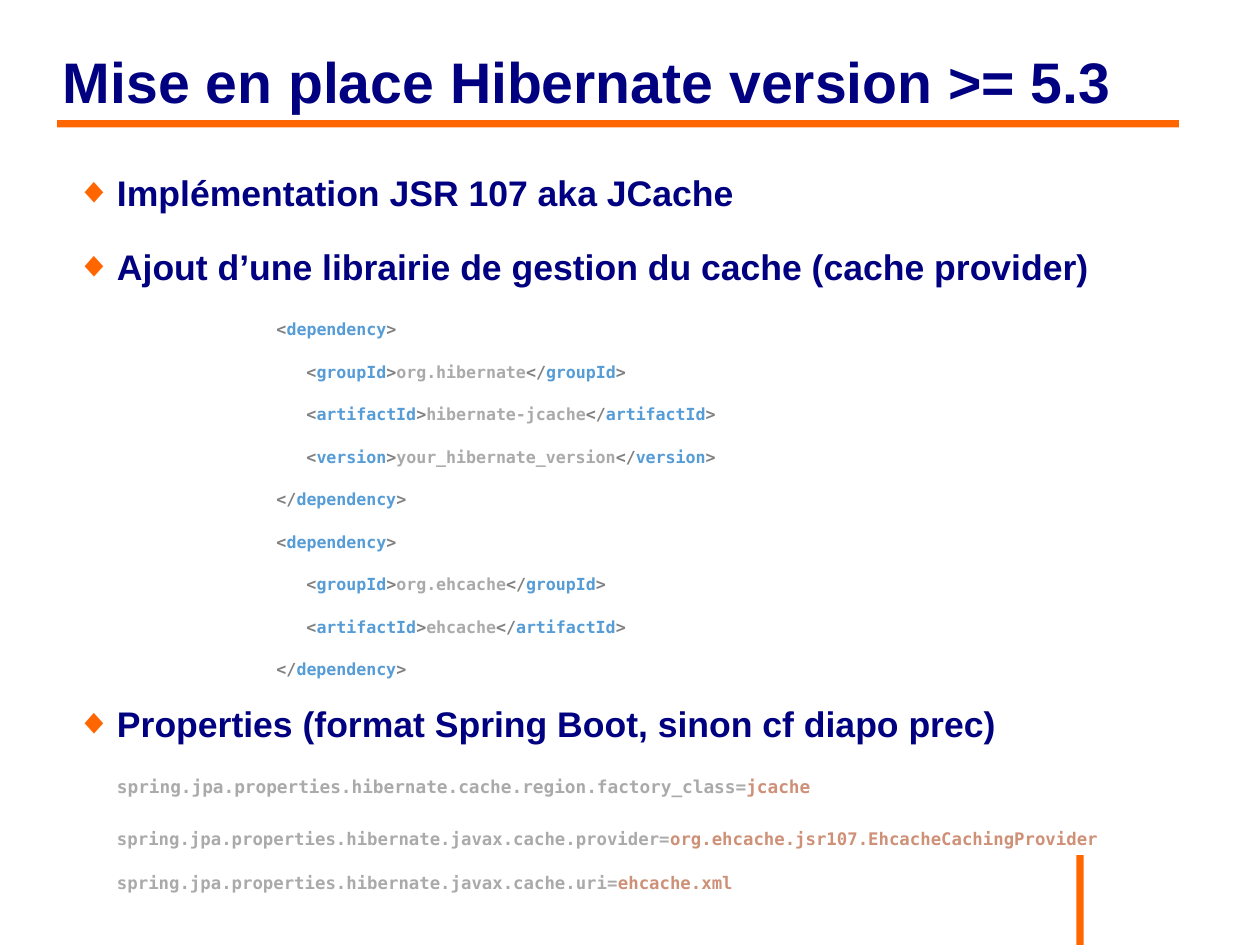
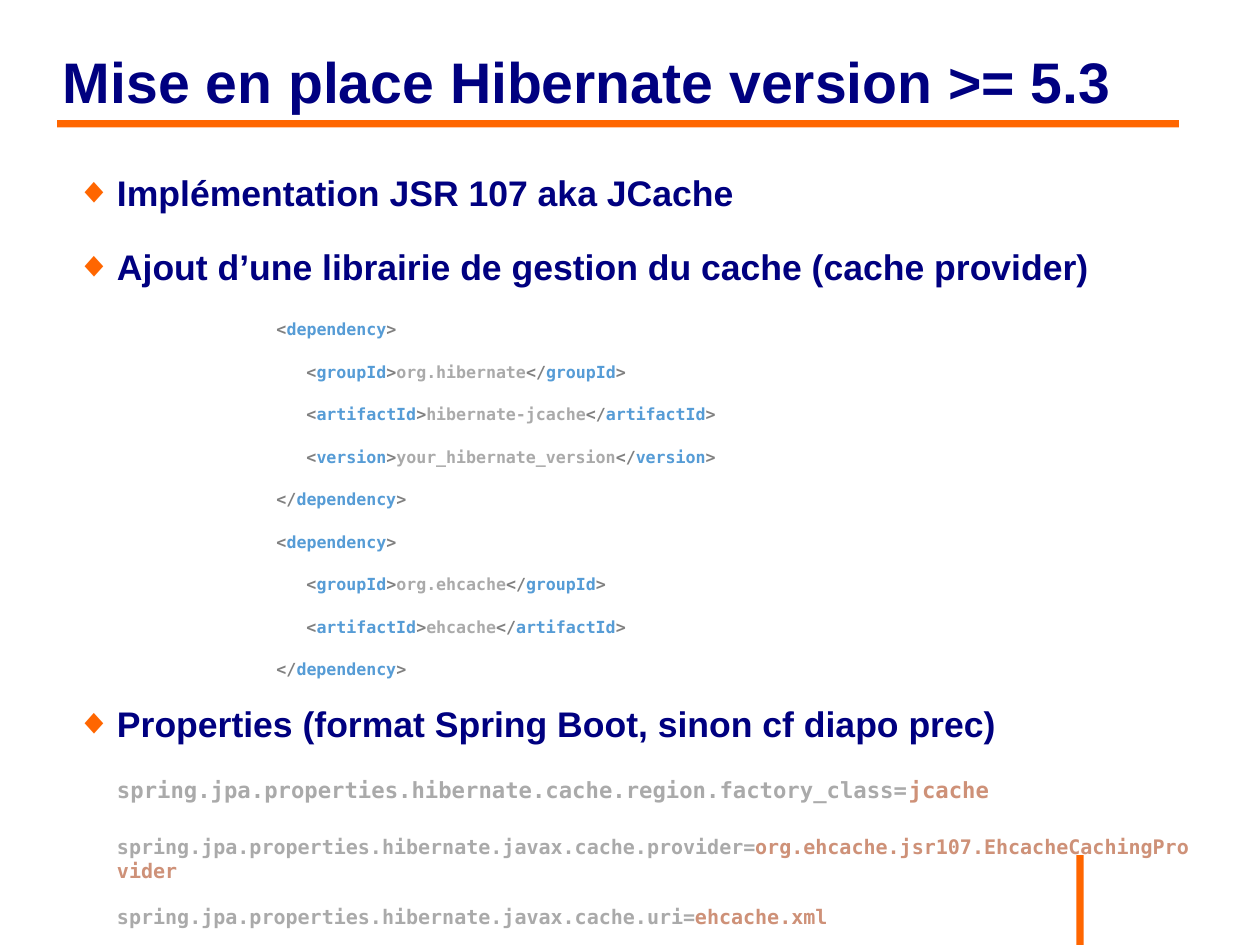
Before and after one commit to philphils/formation-hibernate-avancee, a slide deck: slide 55 of Documentation/diapo_formation_hibernate_avancee.odp. Drawn at 1260x945 pixels with LibreOffice and Linux fonts; fonts in the diff are those of the drawing; background and template pictures are left out. Boxes give left, top, right and bottom in pixels: in the first picture for what was removed or moved away, otherwise in the second. Text is boxed around its words. In the diff, an @@ line names an element or a change of style, - is before the commit and + after.

```diff
--- a/Documentation/diapo_formation_hibernate_avancee.odp
+++ b/Documentation/diapo_formation_hibernate_avancee.odp
@@ text at (117, 780, 1189, 928): size 11.2 to 14 pt in "spring.jpa.properties.hibernate.cache.region.factory_class=j ..."; size 10.9 to 12.6 pt in "spring.jpa.properties.hibernate.javax.cache.provider=org.ehc ...", "spring.jpa.properties.hibernate.javax.cache.uri=ehcache.xml" @@
```
Also in this commit, not shown: 9 other slides changed, 1 slide added, 7 other files.
